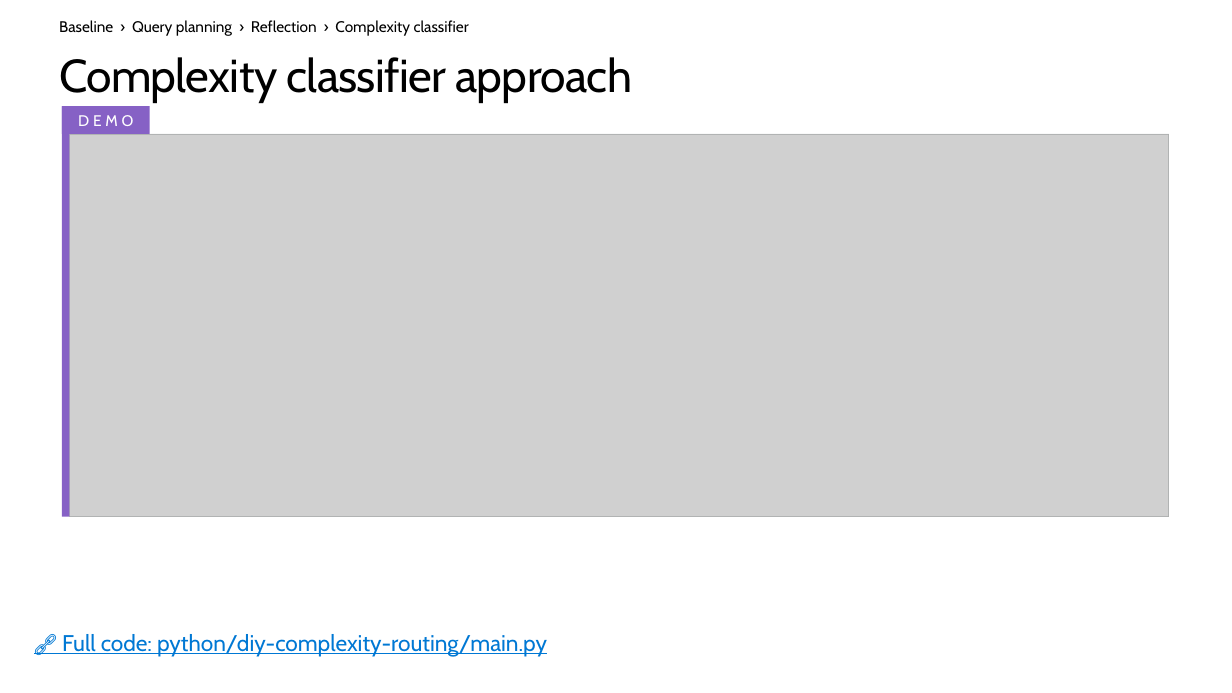
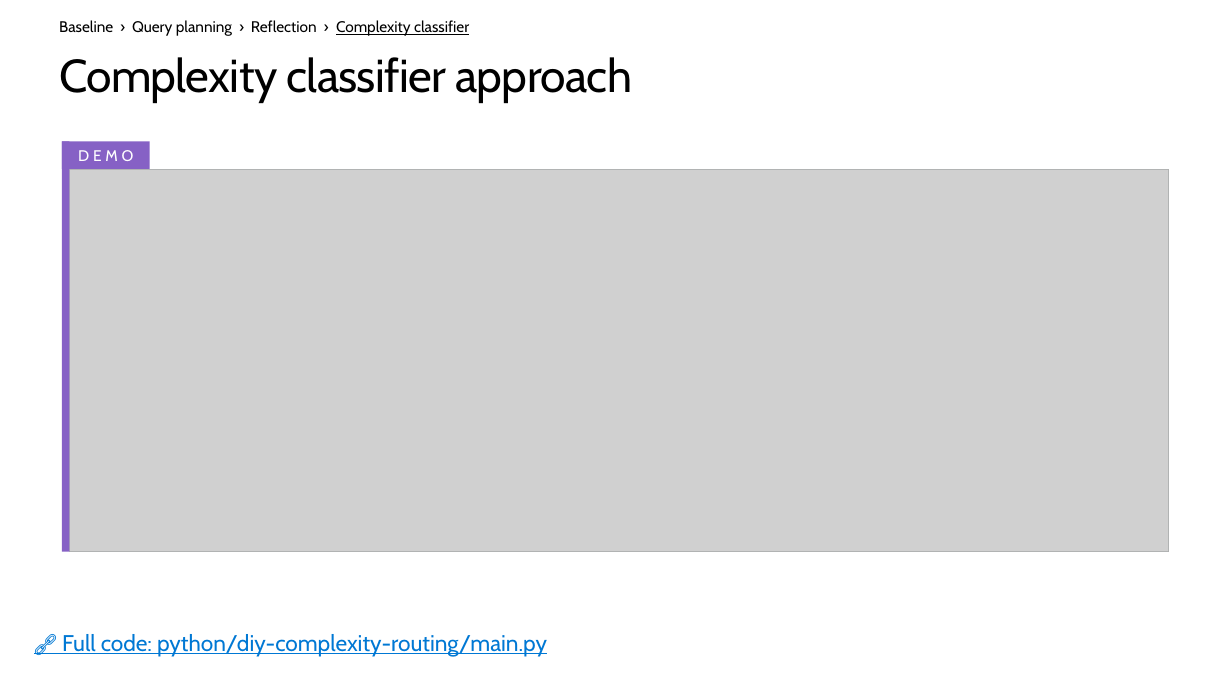
Before and after one commit to microsoft/ignite26-BRK300-building-agentic-retrieval-from-diy-to-foundry-iq, a slide deck: slide 25 of IgniteBRK300-WorkingDeck.pptx (slide 24 before the commit). Drawn at 1232x693 pixels with LibreOffice and Linux fonts; fonts in the diff are those of the drawing; grey boxes stand for pictures; background and template pictures are left out. Boxes give left, top, right and bottom in pixels: in the first picture for what was removed or moved away, otherwise in the second. Text is boxed around its words. In the diff, an @@ line names an element or a change of style, - is before the commit and + after.

```diff
--- a/IgniteBRK300-WorkingDeck.pptx
+++ b/IgniteBRK300-WorkingDeck.pptx
@@ text "Baseline › Query planning › ..." at <box>59,20,469,36</box>: underline on in "Complexity classifier" @@
@@ 3 rectangles, 1 picture: place and size @@
-3 rectangles, 1 picture at <box>62,106,1169,517</box>
+3 rectangles, 1 picture at <box>62,141,1169,552</box>
```
Also in this commit, not shown: 11 other slides changed, 4 slides added, 4 slides removed, 7 other files.
